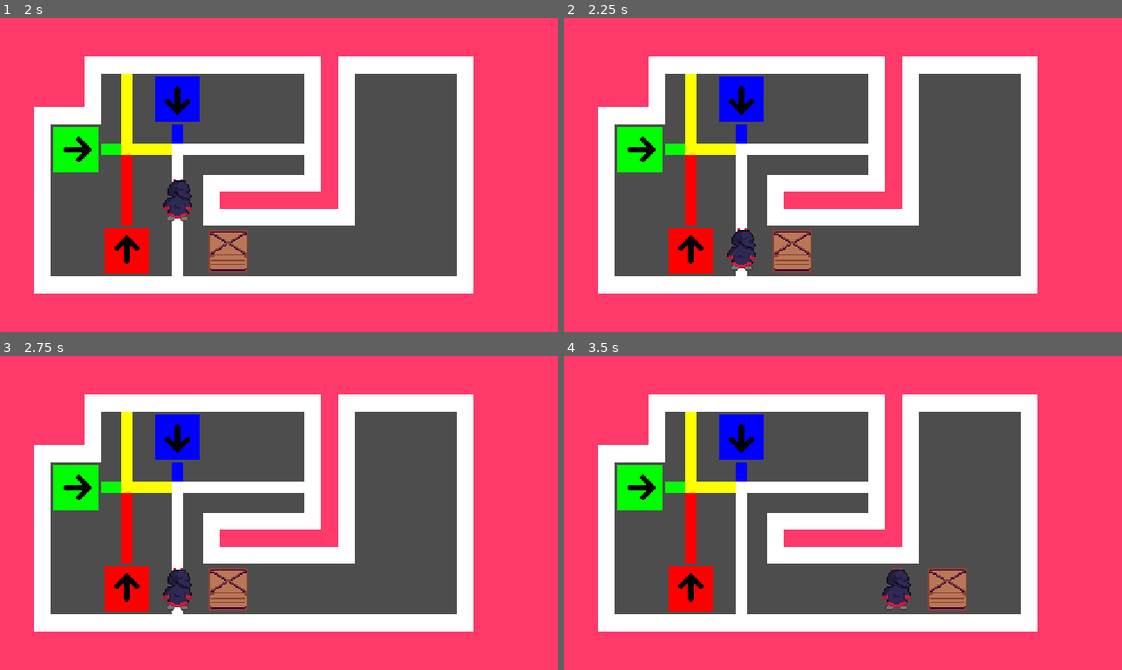
Above: before the commit, frames 1-4 (two rows, left to right).
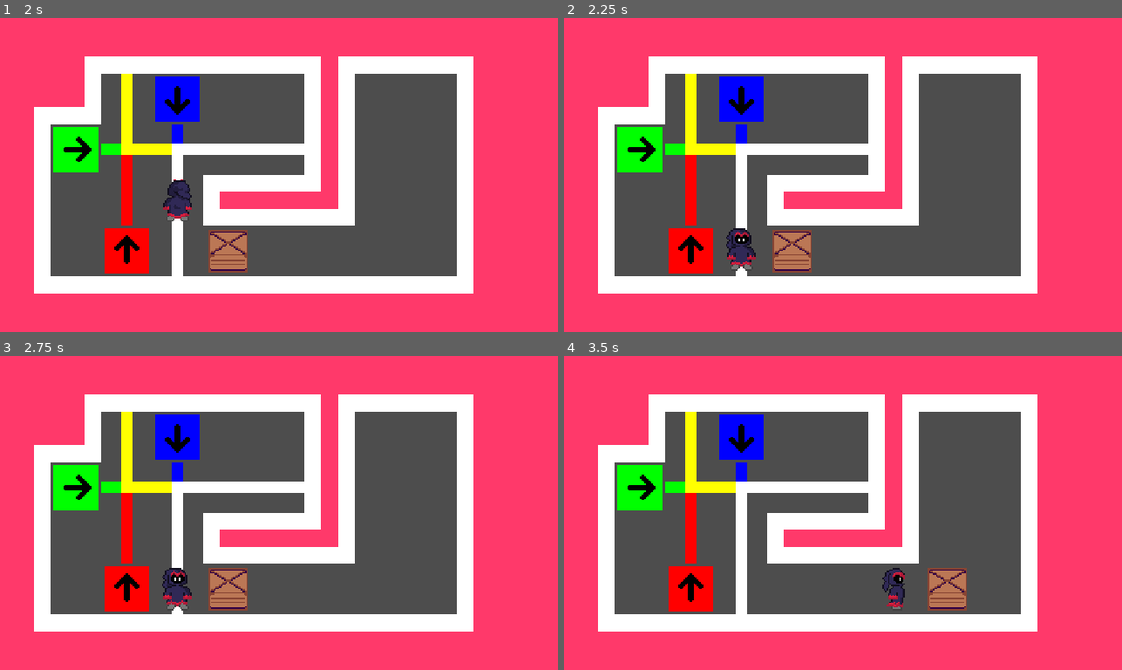
Above: after the commit, the same moments.

Repository: danielday-dev/PirateJam15
Game: Godot game, scene res://Scenes/LevelSelect.tscn
Two runs of this game, one before a commit and one after it. Both use one fixed random seed, a clock stepped at 60 frames per second and the inputs below.
Inputs:
- Up to frame 1 (2 s): click "0" at 0.5 s; tap Enter at 1.25 s; hold D (player_movement_right) from 1.28 s (still down)
- Up to frame 2 (2.25 s): tap Space at 2 s; release D (player_movement_right) at 2.03 s; hold S (player_movement_down) from 2.03 s (still down)
- Up to frame 3 (2.75 s): keep holding S (player_movement_down)
- Up to frame 4 (3.5 s): tap Enter at 2.75 s; release S (player_movement_down) at 2.78 s; hold D (player_movement_right) from 2.78 s (still down)

Frame 1 is identical in both runs. In frame 2, 0.4% of the frame differs, in the area x 29-35%, y 66-80%; in frame 3, 0.4%; in frame 4, 0.5%, in the area x 57-63%, y 67-81%.

Commit message:
Player rotation added.

Diff:
--- a/Assets/Levels/ObjectProcess.gd
+++ b/Assets/Levels/ObjectProcess.gd
@@ -184,6 +184,10 @@
 	# Get player information.
 	var playerSource : int = $Entities.get_cell_source_id(0, playerPos);
 	var playerAtlas : Vector2i = $Entities.get_cell_atlas_coords(0, playerPos);
+	if (movement.y == -1): playerAtlas.y = 0;
+	elif (movement.x == 1): playerAtlas.y = 1;
+	elif (movement.y == 1): playerAtlas.y = 2;
+	elif (movement.x == -1): playerAtlas.y = 3;
 
 	# Animation start.
 	$Entities.set_cell(0, playerPos);
